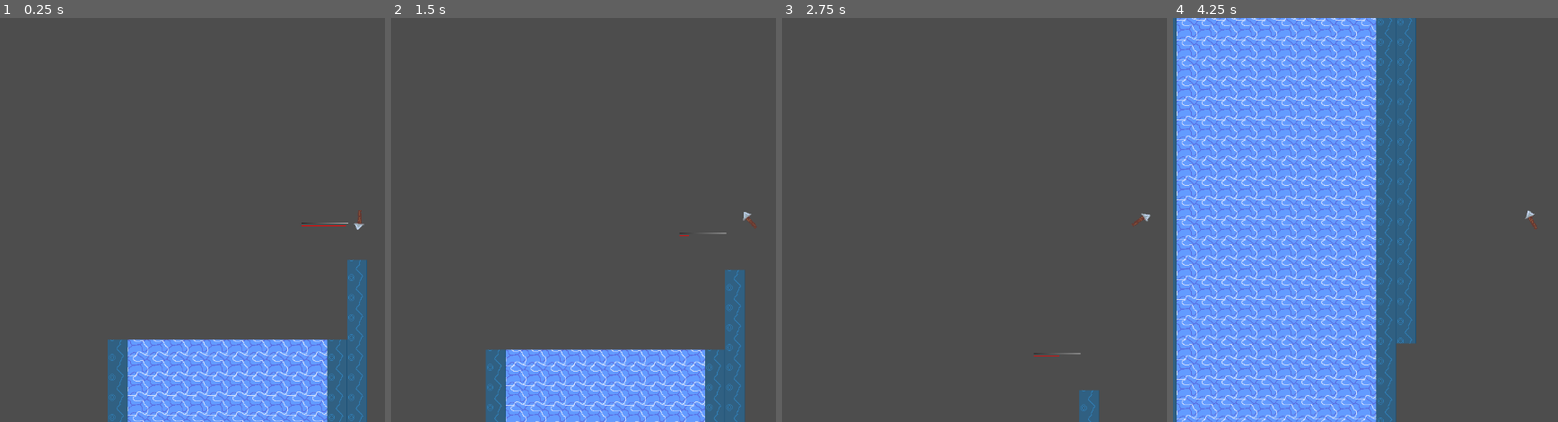
Above: before the commit, frames 1-4 (left to right).
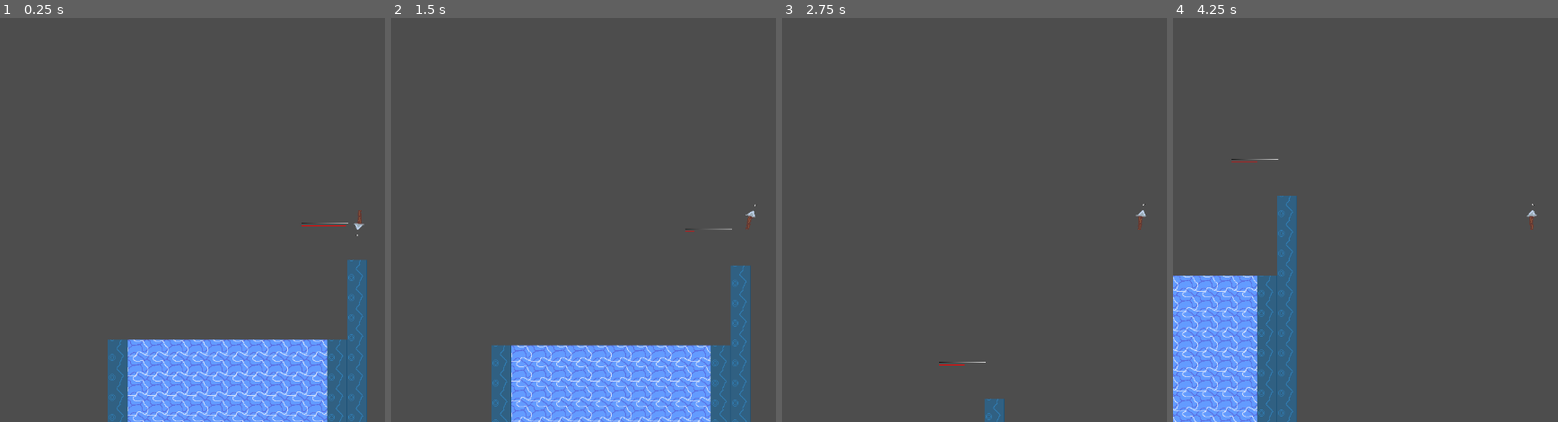
Above: after the commit, the same moments.

Repository: RylanSanders/LudumDare57
Game: Godot game, scene res://Main.tscn
Same seed, same stepped clock (60 frames per second), same inputs: the game is played once before the commit and once after it.
Inputs:
- Up to frame 1 (0.25 s): no input
- Up to frame 2 (1.5 s): tap Enter at 0.5 s; hold D 0.53-1.28 s; tap Space (launch) at 0.6, 1.35 s; hold A from 1.28 s (still down)
- Up to frame 3 (2.75 s): release A at 2.03 s; hold D from 2.03 s (still down); tap Space (launch) at 2.1 s
- Up to frame 4 (4.25 s): tap Space (launch) at 2.85, 3.6 s; release D at 3.53 s; hold A from 3.53 s (still down)

The runs differ from the first frame. In frame 1, less than 0.1% of the frame differs, in the area x 92-94%, y 53-54%; in frame 2, 7.0%; in frame 3, 0.8%; in frame 4, 58%, in the area x 0-95%, y 0-100%.

Commit message:
Clean up spear physics

Diff:
--- a/Main.tscn
+++ b/Main.tscn
@@ -38,8 +38,19 @@
 physics_layer_0/collision_layer = 1
 sources/0 = SubResource("TileSetAtlasSource_3dxm6")
 
+[sub_resource type="RectangleShape2D" id="RectangleShape2D_3dxm6"]
+size = Vector2(326, 12)
+
 [sub_resource type="PhysicsMaterial" id="PhysicsMaterial_uu6xs"]
 absorbent = true
+
+[sub_resource type="Gradient" id="Gradient_3dxm6"]
+
+[sub_resource type="GradientTexture1D" id="GradientTexture1D_lgr22"]
+gradient = SubResource("Gradient_3dxm6")
+
+[sub_resource type="CircleShape2D" id="CircleShape2D_3dxm6"]
+radius = 6.0
 
 [node name="Node2D" type="Node2D"]
 
@@ -58,10 +69,16 @@
 script = ExtResource("2_fos0i")
 map_section_1 = ExtResource("5_fos0i")
 
-[node name="TileMapLayer" type="TileMapLayer" parent="MapController"]
+[node name="StartingMap" type="TileMapLayer" parent="MapController"]
 texture_filter = 1
 tile_map_data = PackedByteArray("AAD+//7/AAAAAAAAAAD+////AAAAAAAAAAD+/wAAAAAAAAAAAAD+/wEAAAAAAAAAAAD//wEAAAAAAAAAAAAAAA …(3520 unchanged characters)…
 tile_set = SubResource("TileSet_fos0i")
+
+[node name="WaterStartArea" type="Area2D" parent="MapController/StartingMap"]
+
+[node name="CollisionShape2D" type="CollisionShape2D" parent="MapController/StartingMap/WaterStartArea"]
+position = Vector2(96, -59)
+shape = SubResource("RectangleShape2D_3dxm6")
 
 [node name="Spear" type="RigidBody2D" parent="."]
 position = Vector2(307, -256)
@@ -69,6 +86,8 @@
 gravity_scale = 0.1
 center_of_mass_mode = 1
 center_of_mass = Vector2(0, 20)
+linear_damp = 0.4
+angular_damp = 3.0
 script = ExtResource("2_cm0pq")
 
 [node name="CollisionShape2D" type="CollisionPolygon2D" parent="Spear"]
@@ -83,3 +102,22 @@
 
 [node name="Forward" type="Node2D" parent="Spear"]
 position = Vector2(-3.66, 24.785)
+
+[node name="Sprite2D" type="Sprite2D" parent="Spear/Forward"]
+position = Vector2(-0.340004, -1.785)
+scale = Vector2(0.0117188, 3.215)
+texture = SubResource("GradientTexture1D_lgr22")
+
+[node name="Left" type="Node2D" parent="Spear"]
+position = Vector2(-14.15, 0)
+
+[node name="Right" type="Node2D" parent="Spear"]
+position = Vector2(17.225, 0)
+
+[node name="SpearTipArea" type="Area2D" parent="Spear"]
+
+[node name="CollisionShape2D" type="CollisionShape2D" parent="Spear/SpearTipArea"]
+position = Vector2(-1, 9)
+shape = SubResource("CircleShape2D_3dxm6")
+
+[connection signal="area_entered" from="Spear/SpearTipArea" to="Spear" method="_on_spear_tip_area_area_entered"]
--- a/spear.gd
+++ b/spear.gd
@@ -6,8 +6,11 @@
 var LAUNCH_VEL = 100
 var GRAVITY_SCALE = 0.5
 var ANGULAR_ROT_SPEED = 4
+var UNDER_WATER_CONSTANT_UPWARDS_FORCE = -550
 
 @onready var ForwardNode:Node2D = get_node("Forward")
+@onready var LeftNode:Node2D = get_node("Left")
+@onready var RightNode:Node2D = get_node("Right")
 @onready var LaunchStrengthBar:TextureProgressBar = get_node("../LaunchStrengthProgressBar")
 
 func _process(delta: float) -> void:
@@ -27,10 +30,32 @@
 			is_strength_launch = false
 			var launch_vel = (ForwardNode.global_position-global_position).normalized() * LAUNCH_VEL * (LaunchStrengthBar.value/5)
 			apply_impulse(launch_vel)
-	pass
 
 func _physics_process(delta: float) -> void:
 	if is_angling_launch or is_strength_launch:
 		linear_velocity=Vector2.ZERO
 		angular_velocity=angular_vel
 		gravity_scale=0
+
+var TEMP_MOVE_FORCE := 200
+var FAKE_GRAVITY := 200
+var MOVE_ANGULAR_VEL := 1
+func _integrate_forces(state: PhysicsDirectBodyState2D) -> void:
+
+	if not is_angling_launch and not is_strength_launch:
+		var fake_gravity = (ForwardNode.global_position-global_position).normalized() * FAKE_GRAVITY
+		state.apply_force(fake_gravity)
+		if Input.is_key_pressed(KEY_A):
+			var left_vec = (LeftNode.global_position-global_position).normalized()
+			#state.apply_force(left_vec * TEMP_MOVE_FORCE)
+			state.angular_velocity = MOVE_ANGULAR_VEL
+		elif Input.is_key_pressed(KEY_D):
+			var right_vec = (RightNode.global_position-global_position).normalized()
+			#state.apply_force(right_vec * TEMP_MOVE_FORCE)
+			state.angular_velocity = -MOVE_ANGULAR_VEL
+
+
+
+func _on_spear_tip_area_area_entered(area: Area2D) -> void:
+	if area.name == "WaterStartArea":
+		constant_force.y = UNDER_WATER_CONSTANT_UPWARDS_FORCE
Not shown: 1 places in Main.tscn that only renumber resources
